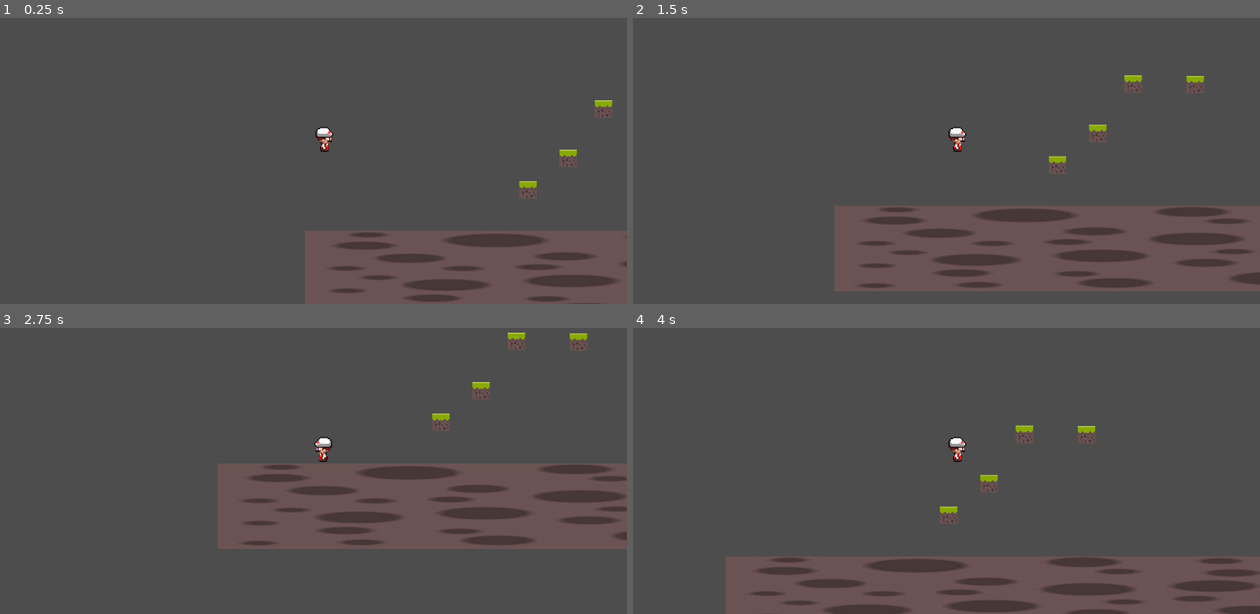
Above: before the commit, frames 1-4 (two rows, left to right).
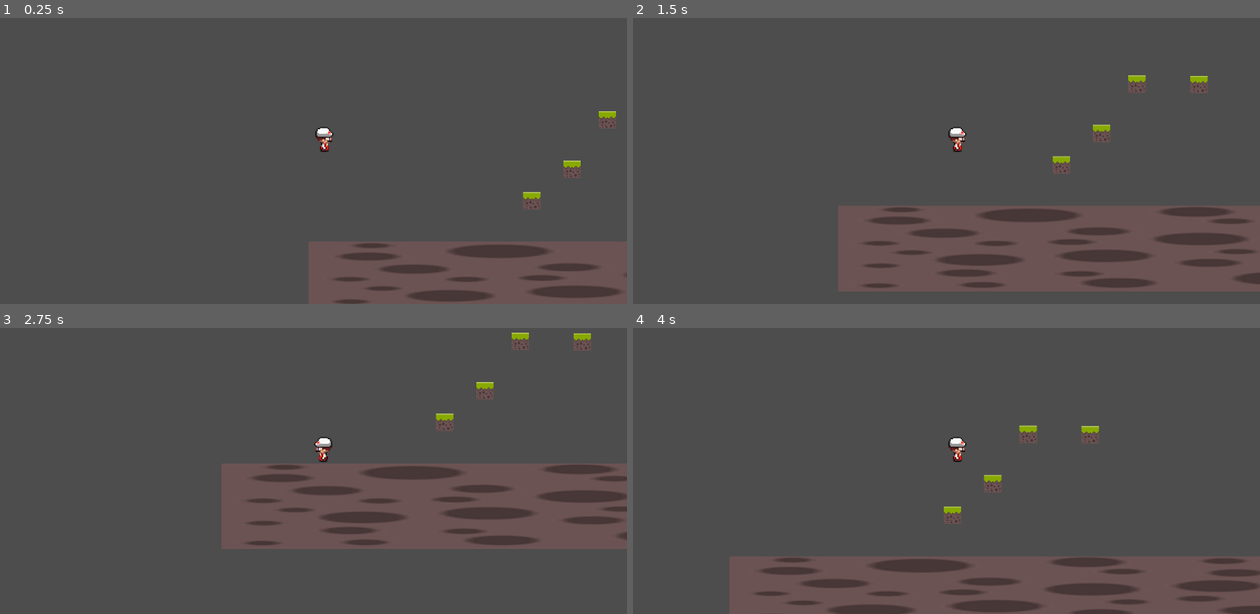
Above: after the commit, the same moments.

Repository: fardiiansyahh/Platforming-Game
Game: Godot game, scene res://Main.tscn
Same seed, same stepped clock (60 frames per second), same inputs: the game is played once before the commit and once after it.
Inputs:
- Up to frame 1 (0.25 s): no input
- Up to frame 2 (1.5 s): hold Right (ui_right) from 0.53 s (still down); tap Up (ui_up) at 0.77 s
- Up to frame 3 (2.75 s): tap Up (ui_up) at 1.52 s; release Right (ui_right) at 2.03 s; hold Left (ui_left) from 2.03 s (still down)
- Up to frame 4 (4 s): release Left (ui_left) at 2.78 s; hold Right (ui_right) from 2.78 s (still down); tap Up (ui_up) at 3.02, 3.77 s

The runs differ from the first frame. In frame 1, 5.7% of the frame differs, in the area x 48-100%, y 28-100%; in frame 2, 0.5%; in frame 3, 0.5%; in frame 4, 0.4%.

Commit message:
added respawn feature

Diff:
--- a/Main.tscn
+++ b/Main.tscn
@@ -22,7 +22,7 @@
 texture = ExtResource("1_r0du0")
 
 [node name="Player" parent="." unique_id=1619945114 instance=ExtResource("1_glv2v")]
-position = Vector2(19, 272)
+position = Vector2(12, 252)
 
 [node name="Platform" parent="." unique_id=630216063 instance=ExtResource("3_r0du0")]
 position = Vector2(481, 352)
--- a/player.gd
+++ b/player.gd
@@ -7,8 +7,23 @@
 const MAX_Jump = 2
 
 var jump_count = 0
+var spawn_position = Vector2.ZERO
+
+func ready():
+	spawn_position = global_position
+
+
+func respawn():
+	global_position = spawn_position
+	velocity = Vector2.ZERO
+
+
 
 func _physics_process(delta):
+
+	if global_position.y > 1000:
+		respawn()
+
 	if is_on_floor() and velocity.y >= 0:
 		jump_count = 0
 	# Apply gravity
